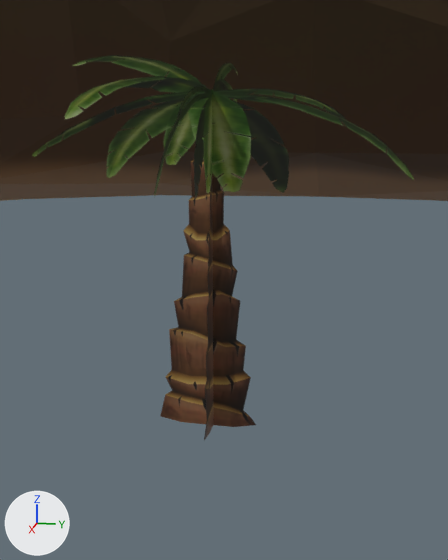
An edit to the Blender file Assets/Models/Island/TitleScreenIslandModel.blend, drawn before and after from the same camera.
Before and after are seen from a camera (50 mm lens) standing at (1.582, 0.347, 0.822) and looking at (0.011, 0.032, 0.429). Every picture has the same lights, and +X, +Y and +Z are marked at lower left.

Names of what the first picture shows: 'IslandMesh', 'Tree'.
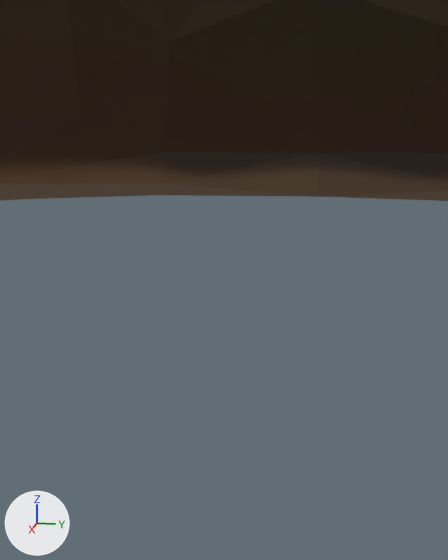
What differs and where, as boxes [x1, y1, x2, y2] in the pictures (448 x 560 px):
'Tree', deleted: before [32, 55, 414, 440]

Patch to the scene script:
```diff
--- a/Assets/Models/Island/TitleScreenIslandModel.blend.py
+++ b/Assets/Models/Island/TitleScreenIslandModel.blend.py
@@ ob_tree @@
-ob_tree = bpy.data.objects.new('Tree', me_plane_001)
-ob_tree.location = (0.0, 0.0, 0.0)
-ob_tree.rotation_euler = (1.571, 0.0, 1.571)  # degrees (90, 0, 90)
-ob_tree.scale = (0.5, 0.5, 0.5)
```
